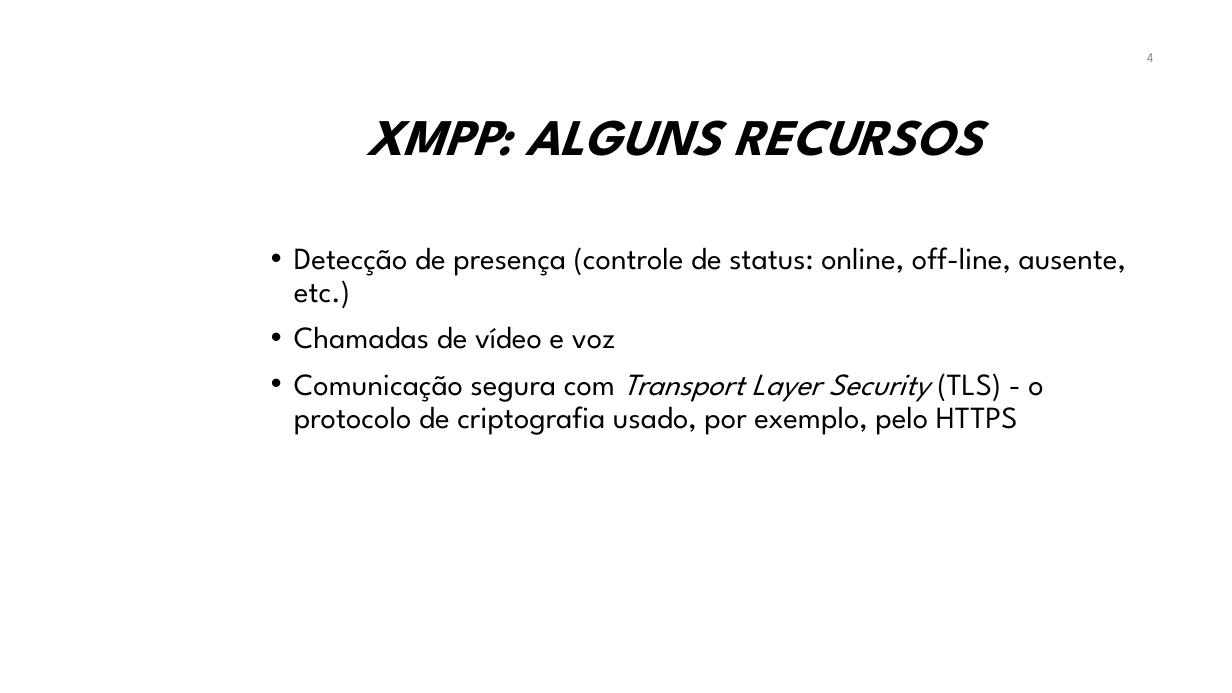
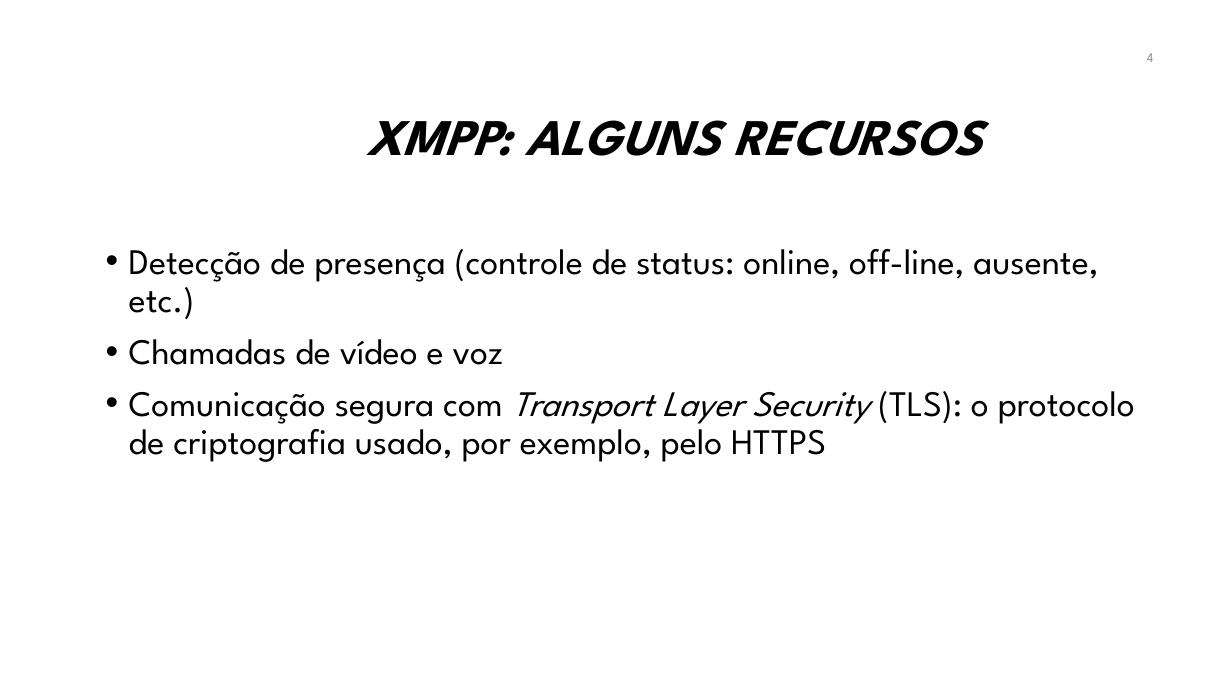
Before and after one commit to manoelcampos/sistemas-distribuidos, a slide deck: slide 4 of projects/06-xmpp-chat-client/xmpp.pptx. Drawn at 1232x693 pixels with LibreOffice and Linux fonts; fonts in the diff are those of the drawing; background and template pictures are left out. Boxes give left, top, right and bottom in pixels: in the first picture for what was removed or moved away, otherwise in the second. Text is boxed around its words. In the diff, an @@ line names an element or a change of style, - is before the commit and + after.

Commit message:
Atualiza slides XMPP

```diff
--- a/projects/06-xmpp-chat-client/xmpp.pptx
+++ b/projects/06-xmpp-chat-client/xmpp.pptx
@@ text "Detecção de presença (controle de ..." moved from (x1=294, y1=247, x2=1126, y2=435) to (x1=129, y1=249, x2=1135, y2=462) @@
@@ text at (x1=129, y1=249, x2=1098, y2=365): size 24 to 28 pt in "Detecção de presença (controle de status: online, ...", "Chamadas de vídeo e voz" @@
@@ text at (x1=129, y1=391, x2=1135, y2=462): text changed; size 24 to 28 pt @@
-• Comunicação segura com Transport Layer Security (TLS) - o protocolo de criptografia usado, por exemplo, pelo HTTPS
+• Comunicação segura com Transport Layer Security (TLS): o protocolo de criptografia usado, por exemplo, pelo HTTPS
```
Also in this commit, not shown: 15 other slides changed, 1 slide added, 1 other file.
